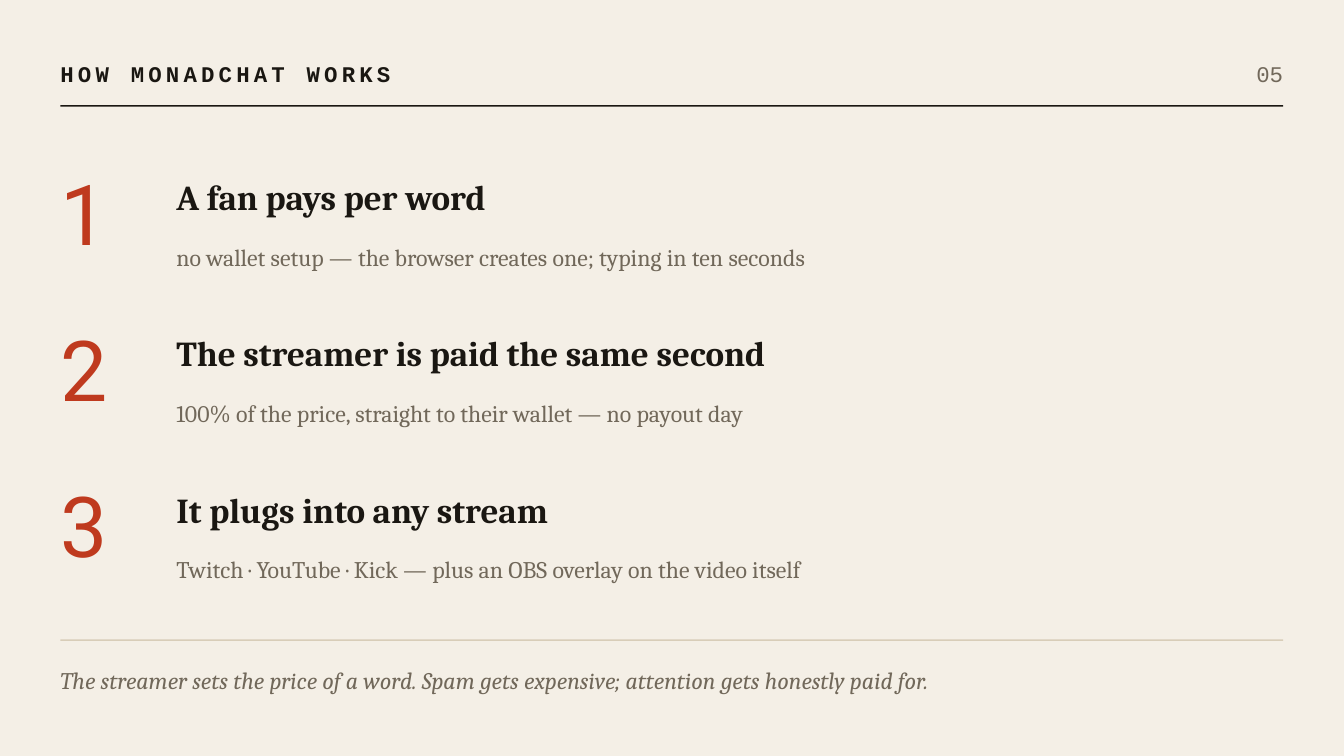
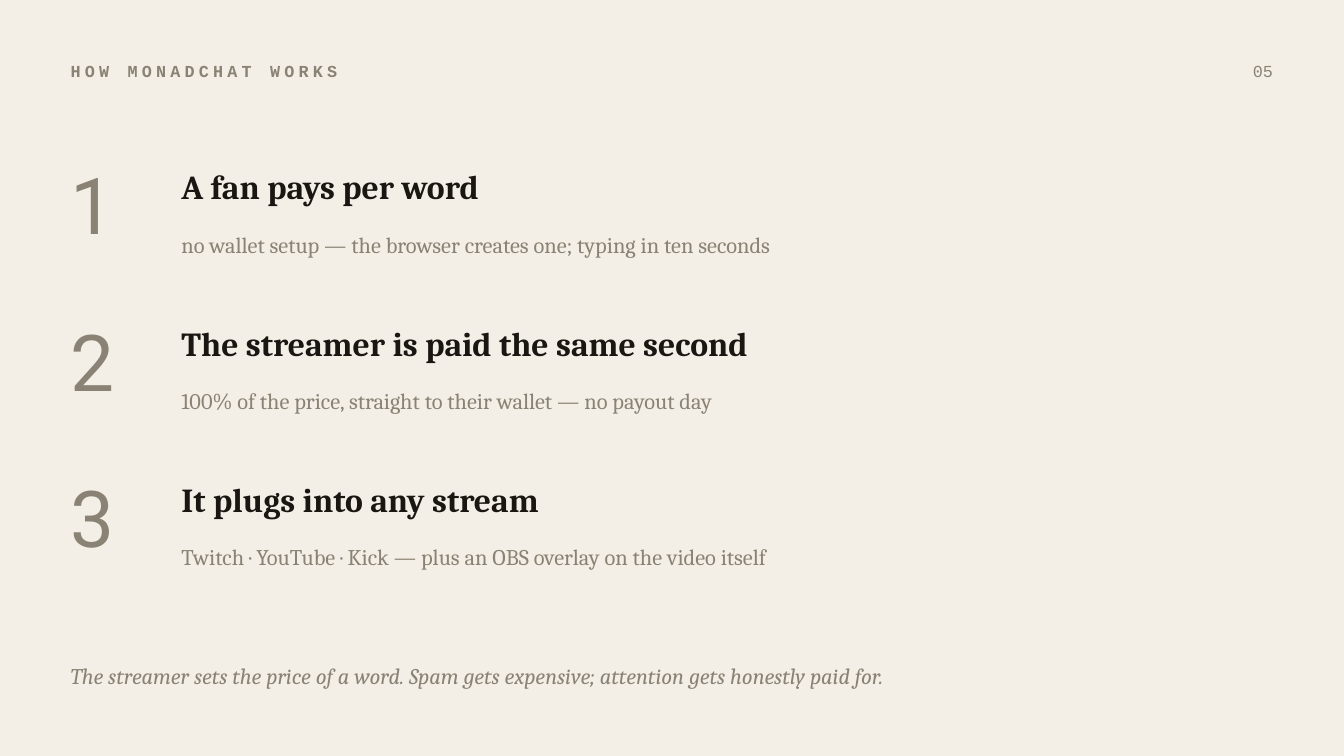
Before and after one commit to Nikita-sud/MonadChat, a slide deck: slide 5 of MonadChat-pitch.pptx. Drawn at 1344x756 pixels with LibreOffice and Linux fonts; fonts in the diff are those of the drawing. Boxes give left, top, right and bottom in pixels: in the first picture for what was removed or moved away, otherwise in the second. Text is boxed around its words. In the diff, an @@ line names an element or a change of style, - is before the commit and + after.

```diff
--- a/MonadChat-pitch.pptx
+++ b/MonadChat-pitch.pptx
@@ text "HOW MONADCHAT WORKS": place and size @@
-text "HOW MONADCHAT WORKS" at [60, 67, 391, 83]
+text "HOW MONADCHAT WORKS" at [71, 66, 337, 77]
@@ text "HOW MONADCHAT WORKS" at [71, 66, 337, 77]: size 16 to 12 pt, text colour #1A1712 to #8A8274 @@
@@ text "05" at [1253, 66, 1273, 77]: size 16 to 12 pt, text colour #71685A to #8A8274 @@
@@ line removed from (60, 106) to (1284, 106) @@
@@ text "A fan pays per word": place and size @@
-text "A fan pays per word" at [176, 185, 485, 218]
+text "A fan pays per word" at [181, 175, 479, 207]
@@ text "no wallet setup — the ...": place and size @@
-text "no wallet setup — the ..." at [176, 249, 805, 271]
+text "no wallet setup — the ..." at [181, 237, 770, 258]
@@ 3 texts: place and size @@
-3 texts at [60, 185, 107, 558]
+3 texts at [71, 178, 115, 548]
@@ size 60 to 56 pt, text colour #BF3A1E to #8A8274 in 3 elements at [71, 178, 115, 234], [71, 490, 115, 548], [71, 334, 115, 391] @@
@@ size 25 to 24 pt in 3 elements at [181, 175, 479, 207], [181, 488, 539, 520], [181, 332, 747, 363] @@
@@ text "The streamer is paid the ...": place and size @@
-text "The streamer is paid the ..." at [176, 341, 766, 374]
+text "The streamer is paid the ..." at [181, 332, 747, 363]
@@ text "100% of the price, straight ...": place and size @@
-text "100% of the price, straight ..." at [176, 405, 743, 427]
+text "100% of the price, straight ..." at [181, 393, 711, 414]
@@ text "It plugs into any stream": place and size @@
-text "It plugs into any stream" at [176, 498, 548, 531]
+text "It plugs into any stream" at [181, 488, 539, 520]
@@ size 17 to 16 pt, text colour #71685A to #8A8274 in 4 elements at [71, 668, 883, 689], [181, 237, 770, 258], [181, 393, 711, 414], [181, 549, 766, 570] @@
@@ text "Twitch · YouTube · Kick ...": place and size @@
-text "Twitch · YouTube · Kick ..." at [176, 561, 800, 583]
+text "Twitch · YouTube · Kick ..." at [181, 549, 766, 570]
@@ line removed from (60, 640) to (1284, 640) @@
@@ text "The streamer sets the price ...": place and size @@
-text "The streamer sets the price ..." at [60, 672, 928, 694]
+text "The streamer sets the price ..." at [71, 668, 883, 689]
```
Also in this commit, not shown: 6 other slides changed.
